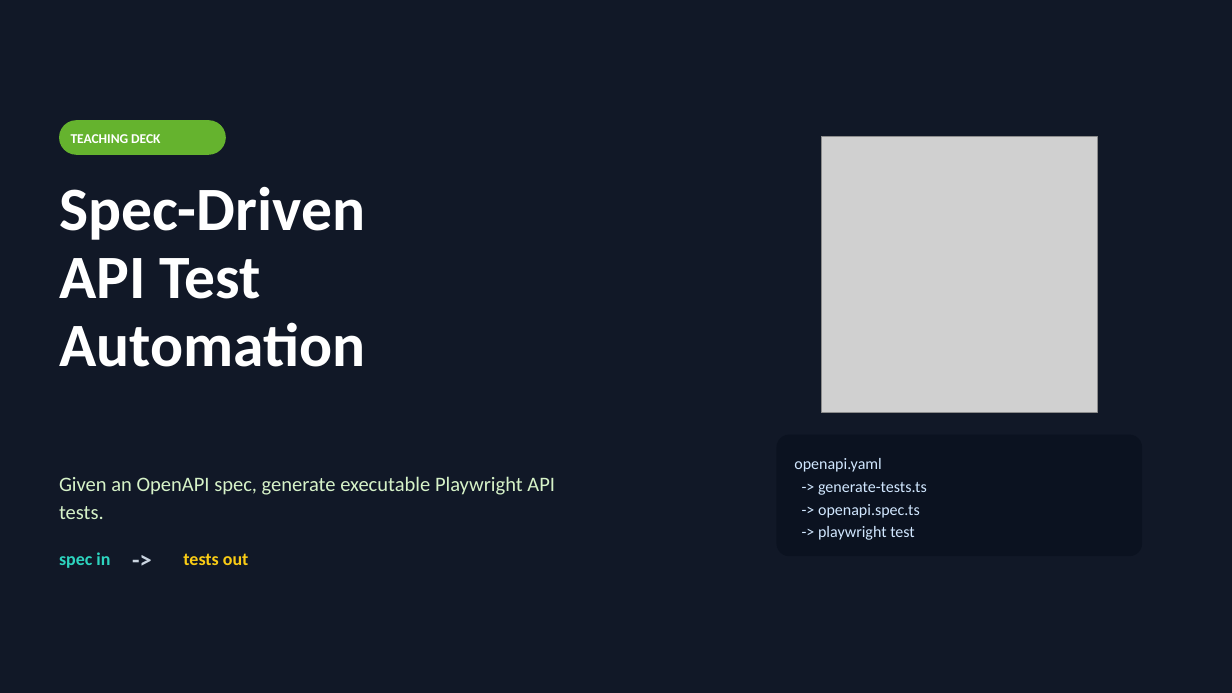
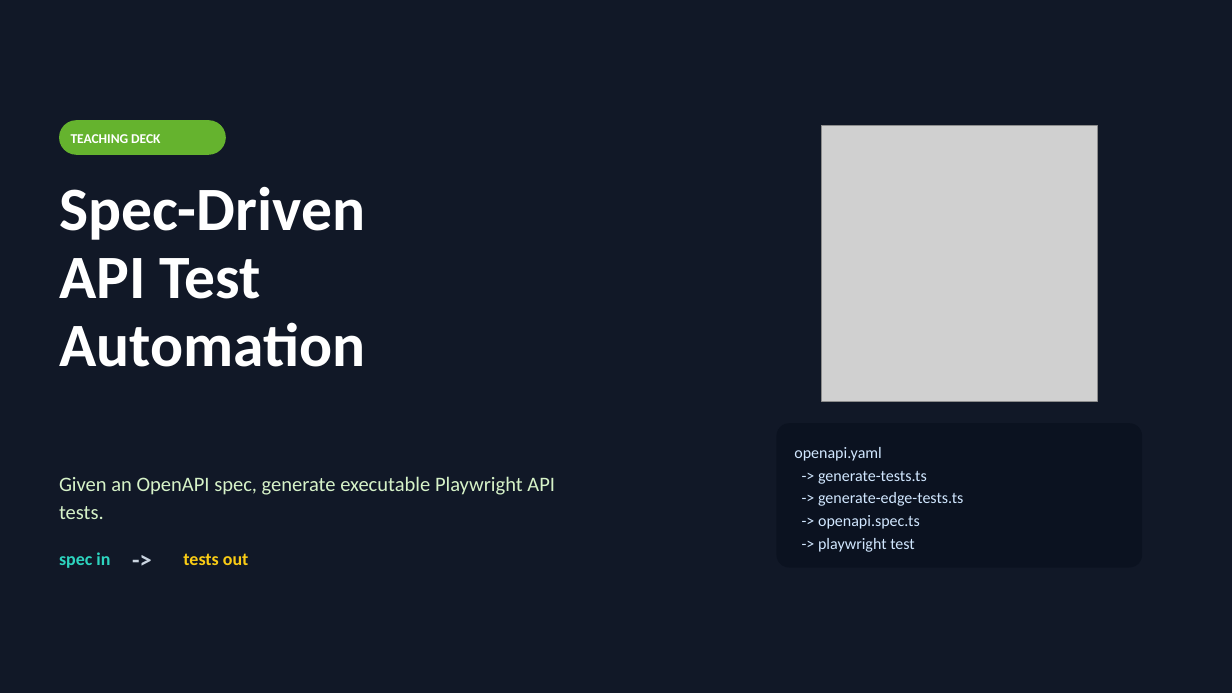
Before and after one commit to danjojojo/test-automation-demo, a slide deck: slide 1 of presentations/spec-driven-api-test-automation/output/output.pptx. Drawn at 1232x693 pixels with LibreOffice and Linux fonts; fonts in the diff are those of the drawing; grey boxes stand for pictures. Boxes give left, top, right and bottom in pixels: in the first picture for what was removed or moved away, otherwise in the second. Text is boxed around its words. In the diff, an @@ line names an element or a change of style, - is before the commit and + after.

Commit message:
feat: add edge case test generation for Playwright
- Introduced scripts/generate-edge-tests.ts to create negative tests based on OpenAPI spec.
- Updated README.md to document new edge test generation commands and usage.
- Enhanced documentation in various files to explain the importance of edge cases and how they are generated.
- Modified package.json scripts to include edge test generation in the overall test workflow.
- Added new edge test cases for missing required parameters, invalid values, and authentication checks.
- Created tests/generated/openapi.edge.spec.ts for generated edge cases.

```diff
--- a/presentations/spec-driven-api-test-automation/output/output.pptx
+++ b/presentations/spec-driven-api-test-automation/output/output.pptx
@@ picture: place and size @@
-picture at bbox=[822, 137, 1097, 413]
+picture at bbox=[822, 126, 1097, 402]
@@ rounded rectangle: place and size @@
-rounded rectangle at bbox=[776, 434, 1142, 556]
+rounded rectangle at bbox=[776, 423, 1142, 567]
@@ rounded rectangle at bbox=[776, 423, 1142, 567]: proportions changed @@
@@ text "openapi.yaml": place and size @@
-text "openapi.yaml" at bbox=[794, 458, 927, 540]
+text "openapi.yaml" at bbox=[794, 447, 963, 552]
@@ text at bbox=[818, 492, 963, 506]: paragraph added @@
+-> generate-edge-tests.ts
```
Also in this commit, not shown: 3 other slides changed, 1 slide added, 20 other files.
